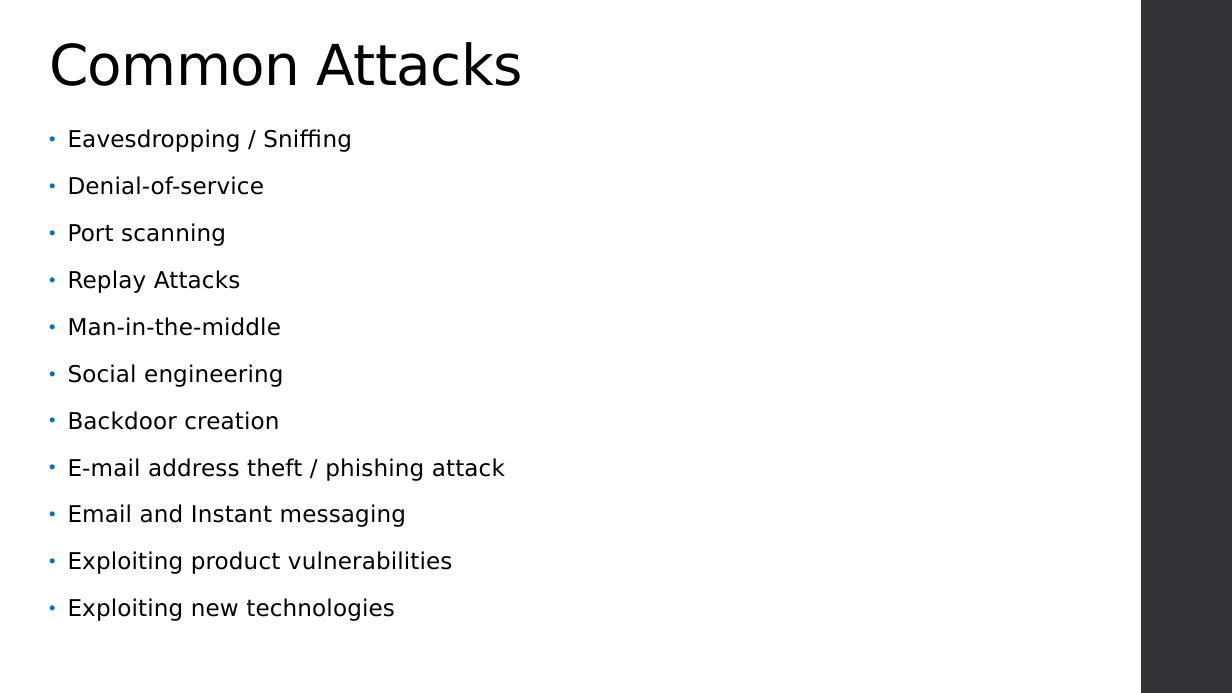
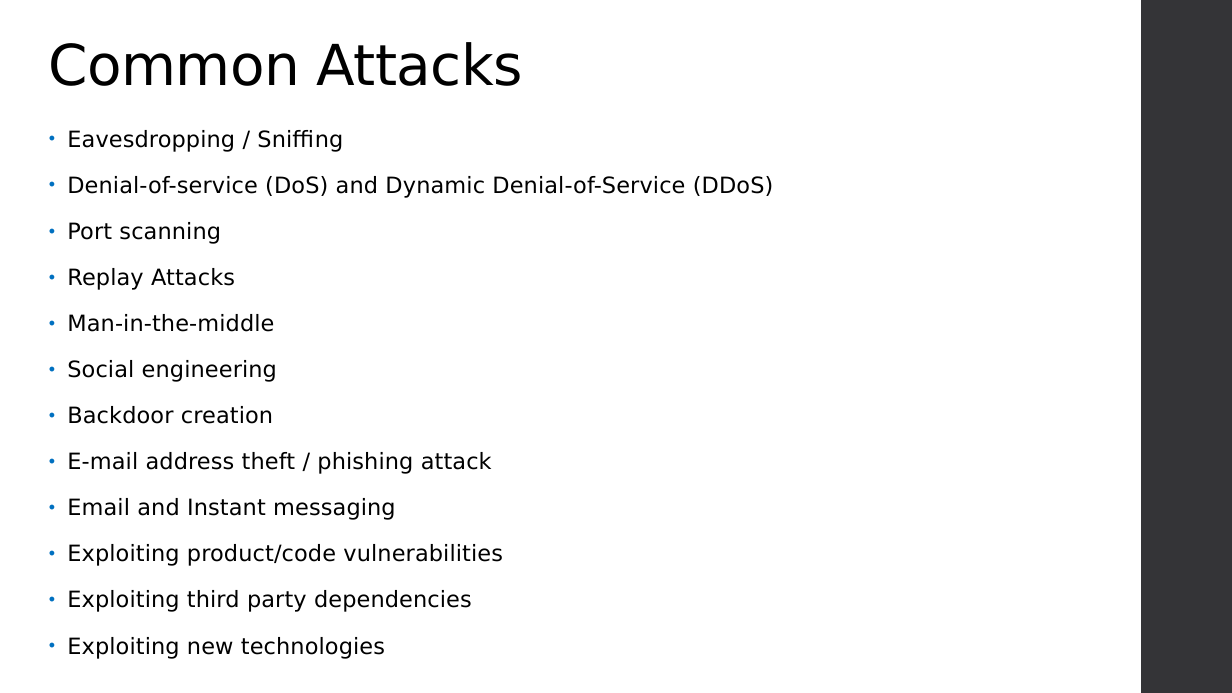
Before and after one commit to varadinov/DevSecOps, a slide deck: slide 5 of 03_networking_and_security/03_security.pptx. Drawn at 1232x693 pixels with LibreOffice and Linux fonts; fonts in the diff are those of the drawing; background and template pictures are left out. Boxes give left, top, right and bottom in pixels: in the first picture for what was removed or moved away, otherwise in the second. Text is boxed around its words. In the diff, an @@ line names an element or a change of style, - is before the commit and + after.

```diff
--- a/03_networking_and_security/03_security.pptx
+++ b/03_networking_and_security/03_security.pptx
@@ text at [67, 130, 492, 659]: size 18 to 17.5 pt in "Eavesdropping / Sniffing", "Port scanning", "Replay Attacks", "Man-in-the-middle" and 5 more places @@
@@ text at [67, 176, 774, 198]: text changed; size 18 to 17.5 pt @@
-• Denial-of-service
+• Denial-of-service (DoS) and Dynamic Denial-of-Service (DDoS)
@@ text at [67, 544, 503, 612]: text changed; size 18 to 17.5 pt @@
-• Exploiting product vulnerabilities
+• Exploiting product/code vulnerabilities
+• Exploiting third party dependencies
```
Also in this commit, not shown: 7 other slides changed, 4 slides added, 6 other files.
